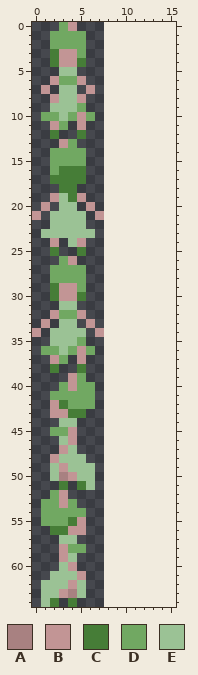
Sprite sheet: sapo.png. Above, as it was before the edit.
The file is 32x260 pixels, drawn in blocks of 4x4; one block is one cell here. The old version is drawn lined up with the new one, on the new canvas.
Palette (. is transparent): A #a88181  B #c29595  C #467d37  D #71a862  E #9bc295
Pixels before, first column x 0:
 0 ...DB...
 1 ..DDDD..
 2 ..DDDD..
 3 ..CBBD..
 4 ..CBBC..
 5 ...EE...
 6 ..BDDB..
 7 .B.EE.B.
 8 ..BEEB..
 9 ..EEED..
10 .DDEDBD.
11 ..BD.B..
12 ..C..C..
13 ...BD...
14 ..DDDD..
15 ..DDDD..
16 ..DCCC..
17 ..CCCC..
18 ...CC...
19 ..BECB..
20 .B.EE.B.
21 B.EEEE.B
22 ..EEEE..
23 .EEEEEE.
24 ..B.EB..
25 ..C..C..
26 ...DB...
27 ..DDDD..
28 ..DDDD..
29 ..CBBD..
30 ..CBBC..
31 ...EE...
32 ..BDDB..
33 .B.EE.B.
34 B.EEEE.B
35 ..EEED..
36 .DDEDBD.
37 ..BD.B..
38 ..C..C..
39 ....BD..
40 ...DBDD.
41 ..DDDDD.
42 ..BCDDD.
43 ..BBCC..
44 ...EE...
45 ..DDB...
46 ...EB...
47 ...BE...
48 ..BEEE..
49 ..EBEEE.
50 ..EABEE.
51 ...C.CE.
52 ..DB....
53 .DDBD...
54 .DDDDD..
55 .DDDCB..
56 ..CCBB..
57 ...EE...
58 ...BDD..
59 ...BE...
60 ...EB...
61 ..EEEB..
62 .EEEBE..
63 .EEBAE..
64 .EC.C...
New version:
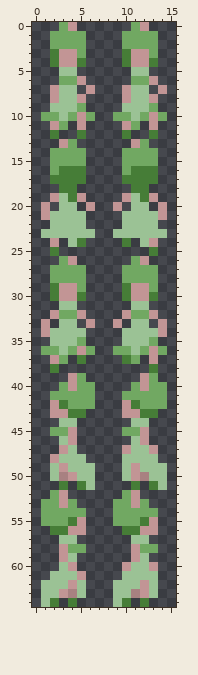
The edit:
canvas 8x65 -> 16x65
Changed rows in their new state; - is an unchanged pixel.
first column x 0:
 0 -----------DB--
 1 ----------DDDD-
 2 ----------DDDD-
 3 ----------CBBD-
 4 ----------CBBC-
 5 -----------EE--
 6 --.--------DDB-
 7 -.B-------BEE-B
 8 ----------BEEB-
 9 ----------EEED-
10 ---------DDEDBD
11 ----------BD-B-
12 ----------C--C-
13 -----------BD--
14 ----------DDDD-
15 ----------DDDD-
16 ----------DCCC-
17 ----------CCCC-
18 -----------CC--
19 ----------BECB-
20 ---------B-EE-B
21 .B-----.--EEEEB
22 ----------EEEE-
23 ---------EEEEEE
24 -----C----C-EB-
25 -----.-------C-
26 -----------DB--
27 ----------DDDD-
28 ----------DDDD-
29 ----------CBBD-
30 ----------CBBC-
31 -----------EE--
32 ----------BDDB-
33 ---------B-EE-B
34 .B-----.--EEEEB
35 ----------EEED-
36 ---------DDEDBD
37 -----C----CD-B-
38 -----.-------C-
39 ------------BD-
40 -----------DBDD
41 ----------DDDDD
42 ----------BCDDD
43 ----------BBCC-
44 -----------EE--
45 ----------DDB--
46 -----------EB--
47 ----------BEEB-
48 ----------EEEE-
49 ----------EBEEE
50 ----------EBAEE
51 -----------C-CE
52 ----------DB---
53 ---------DDBD--
54 ---------DDDDD-
55 ---------DDDCB-
56 ----------CCBB-
57 -----------EE--
58 -----------BDD-
59 -----------BE--
60 ----------BEEB-
61 ----------EEEE-
62 ---------EEEBE-
63 ---------EEABE-
64 ---------EC-C--
Boxes around the changes in both pictures, in picture pixels (x1, y1, x2, y2):
changed: (32, 22, 167, 607)
